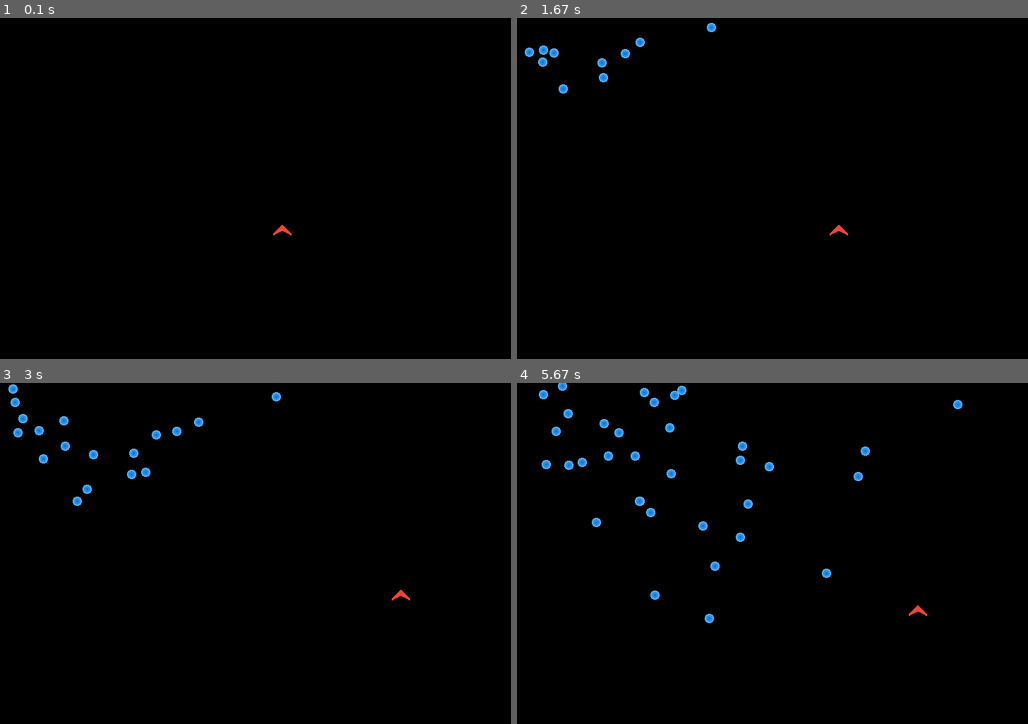
Above: before the commit, frames 1-4 (two rows, left to right).
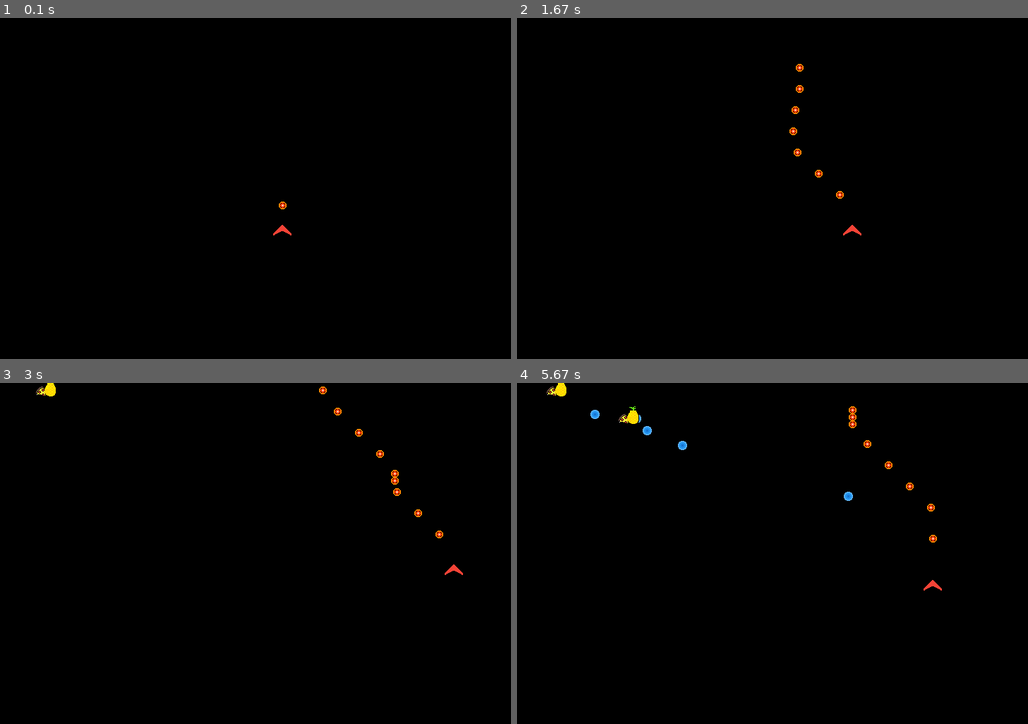
Above: after the commit, the same moments.

Repository: GrislyMe/pygameFinal
Game: pygame game, started from demo.py
Same seed, same stepped clock (60 frames per second), same inputs: the game is played once before the commit and once after it.
Inputs:
- Up to frame 1 (0.1 s): no input
- Up to frame 2 (1.67 s): tap A at 0.33 s; hold Esc 0.67-1.13 s; hold Right 0.67-1.13 s; hold Esc 1.17-1.63 s; hold D 1.17-1.63 s
- Up to frame 3 (3 s): hold Right 1.67-2.13 s; hold W 2.17-2.47 s; hold Right 2.5-2.97 s
- Up to frame 4 (5.67 s): hold A 3-3.53 s; hold Down 3.57-3.87 s; hold A 3.9-4.3 s; hold Up 4.33-4.7 s; hold D 4.73-5.37 s; hold Down from 5.4 s (still down)

The runs differ from the first frame. In frame 1, less than 0.1% of the frame differs, in the area x 54-57%, y 53-57%; in frame 2, 0.7%; in frame 3, 1.1%; in frame 4, 1.9%, in the area x 4-88%, y 0-71%.

Commit message:
add more bullet, enemy and allow player to shoot

Diff:
--- a/bullet.py
+++ b/bullet.py
@@ -7,29 +7,21 @@
         self.__current = pygame.math.Vector2(startPos)
         self.__dir = pygame.math.Vector2(vec2d)
         self.__end = pygame.math.Vector2(endPos)
-        self.__setImg()
-
-    # allow you to use print(s) = [current[0], current[1]]
-    # after bullet(...)
-    def __repr__(self):
-        return repr(self.__current)
-
-    def __setImg(self):
-        self.imgPath = "./png/defaultBullet2.png"
-        self.image = pygame.image.load(self.imgPath)
-        self.rect = self.image.get_rect()
-        self.hitbox = pygame.Rect(self.__current, (9, 9))
+        self.hitBox = []
+        self.rect = []
 
     # move nullet alone with the vector
     def update(self):
         self.__current += self.__dir
         self.rect.center = self.__current
-        self.hitbox.center = self.__current
+        self.hitBox.center = self.__current
+
+    def getPos(self):
+        return self.__current
 
     # return true if bullet reach the end pos
     def isEnd(self):
-        temp = self.__end[0] - self.__current[0]
-        if temp * self.__dir[0] < 0:
+        if self.__current.length() > self.__end.length():
             self.__dir = [0, 0]
             return True
         return False
@@ -39,5 +31,65 @@
     def __del__(self):
         return
 
-# class flower(bullet):
-#     def __del__(self):
+class bulletFromNpc(bullet):
+    def __init__(self, startPos : list, vec2d : list, endPos : list):
+        super().__init__(startPos, vec2d, endPos)
+        self.__setImg()
+        self.__setHitBox()
+        self.update()
+
+    def __setImg(self):
+        self.imgPath = "./png/defaultBullet2.png"
+        self.image = pygame.image.load(self.imgPath)
+
+    def __setHitBox(self):
+        self.rect = self.image.get_rect()
+        self.hitBox = pygame.Rect(self._bullet__current, (9, 9))
+
+class bulletFromPlayer(bullet):
+    def __init__(self, startPos : list, vec2d : list):
+        super().__init__(startPos, vec2d, (0, 0))
+        self.__setImg()
+        self.__setHitBox()
+        self.update()
+
+    def __setImg(self):
+        self.imgPath = "./png/bullet2.png"
+        self.image = pygame.image.load(self.imgPath)
+
+    def __setHitBox(self):
+        self.rect = self.image.get_rect()
+        self.hitBox = pygame.Rect(self._bullet__current, (9, 9))
+
+    def isEnd(self):
+        if self._bullet__current[1] < 0:
+            return True
+        return False
+
+class beamFromPlayer(bulletFromPlayer):
+    def __init__(self, startPos : list):
+        super().__init__(startPos, (0, 10))
+        self.__setImg()
+        self.__setHitBox()
+
+    def __setImg(self):
+        self.imgPath = "./png/beam1.png"
+        self.image = pygame.image.load(self.imgPath)
+
+    def __setHitBox(self):
+        self.rect = self.image.get_rect()
+        self.hitBox = self.rect
+
+class beamFromNpc(bulletFromNpc):
+    def __init__(self, startPos : list):
+        super().__init__(startPos, (0, 10), (800, 600))
+        self.__setImg()
+        self.__setHitBox()
+
+    def __setImg(self):
+        self.imgPath = "./png/beam1.png"
+        self.image = pygame.image.load(self.imgPath)
+
+    def __setHitBox(self):
+        self.rect = self.image.get_rect()
+        self.hitBox = self.rect
--- a/demo.py
+++ b/demo.py
@@ -1,7 +1,8 @@
 import sys
 sys.path.append(".")
-from bullet import bullet
+from bullet import *
 from player import player
+from enemy import *
 from eventHandler import eventHandler
 import pygame
 import random
@@ -25,8 +26,10 @@
 # projectile spite group
 # allow you to rander bullet or enemy faster
 # which means make your life eazier
-projectile = pygame.sprite.Group()
+npcProj = pygame.sprite.Group()
+playerProj = pygame.sprite.Group()
 character = pygame.sprite.Group()
+npc = pygame.sprite.Group()
 
 # add player in sprite
 character.add(player())
@@ -35,27 +38,33 @@
 
 clock = pygame.time.Clock()
 movement = pygame.math.Vector2(0, 0)
-frame = 1
+frame = 0
+takeDown = 0
+bossCount = 0
 while True:
     # fps = 60
     # this while loop only run 60 times a sec
     clock.tick(60)
-    frame += 1
     handler.eventReceive()
     movement = handler.getMomentum()
 
     # random generate bullet pos
-    tempX = random.randint(0, winSize[0] / 5)
+    tempX = random.randint(20, winSize[0] - 20)
     tempY = random.randint(0, winSize[1] / 5)
-    # add one bullet each 1/6 sec
-    if frame % 10 == 0:
-        projectile.add(bullet([tempX, tempY], [tempX * 0.01, tempY * 0.01], [tempX * 5, tempY * 5]))
+    rand  = random.randint(0, 100)
 
+    if rand == 5:
+        npc.add(pineApplePizza([tempX, tempY]))
+    if bossCount == 0 and takeDown > 10:
+        bossCount += 1
+        npc.add(boss([tempX, tempY]))
 
     # rander bg on screen
     # not quite sure about this part
     screen.blit(bg, (0, 0))
-    projectile.draw(screen)
+    npcProj.draw(screen)
+    playerProj.draw(screen)
+    npc.draw(screen)
     character.draw(screen)
     bg.blit(bulletLayer, (0, 0))
     pygame.display.update()
@@ -65,20 +74,48 @@
     # update all stuff
     for c in character:
         c.update(movement)
+        if frame % 10 == 0:
+            playerProj.add(c.fire())
         # if check collide
         # if collide return index else return -1
-        isHit = pygame.sprite.spritecollide(c, projectile, True)
+        isHit = pygame.sprite.spritecollide(c, npcProj, True)
         if len(isHit) != 0:
             print("You Die")
-            sys.exit()
-    for b in projectile:
+            print("score :", takeDown)
+            pygame.quit()
+
+    for i in npc:
+        isHit = pygame.sprite.spritecollide(i, playerProj, True)
+        if len(isHit) != 0:
+            if type(i).__name__ == "boss":
+                bossCount -= 1
+            i.kill()
+            takeDown += 1
+            continue
+        i.update()
+        if type(i).__name__ == "boss":
+            npcProj.add(i.fire())
+            continue
+
+        if frame % 60 == 0:
+            for c in character:
+                npcProj.add(i.fire(c.getPos()))
+
+    for b in npcProj:
         b.update()
         if b.isEnd():
             b.kill()
+
+    for b in playerProj:
+        b.update()
+        if b.isEnd():
+            b.kill()
+
     movement = pygame.math.Vector2(0, 0)
 
     # keep track current fps
-    if frame == 60:
-        frame = 1
+    frame += 1
+    frame %= 60
 # bye bye
+print(takeDown)
 pygame.quit()
--- /dev/null
+++ b/enemy.py
@@ -0,0 +1,58 @@
+import pygame
+import random
+import sys
+sys.path.append(".")
+from bullet import *
+
+class enemy(pygame.sprite.Sprite):
+    def __init__(self, pos : list):
+        pygame.sprite.Sprite.__init__(self)
+        self.__current = pygame.math.Vector2(tuple(pos))
+        self.__movement = 0.3
+        self.hitBox = []
+        self.rect = []
+
+    def update(self):
+        direction = random.randint(0, 100)
+        if direction == 59:
+            self.__movement *= -1
+        if 0 < self.__current[0] + self.__movement < 800:
+            self.__current += (self.__movement, 0)
+            self.rect.center = self.__current
+            self.hitBox.center = self.__current
+
+    def fire(self, direction):
+        temp = direction - self.__current
+        temp = temp.normalize()
+        return bulletFromNpc(self.__current, temp, [800, 600])
+
+class pineApplePizza(enemy):
+    def __init__(self, pos : list):
+        super().__init__(pos)
+        self.__setImg()
+        self.__setHitBox()
+
+    def __setImg(self):
+        self.imgPath = "./png/enemy1.png"
+        self.image = pygame.image.load(self.imgPath)
+
+    def __setHitBox(self):
+        self.rect = self.image.get_rect()
+        self.hitBox = pygame.Rect(self._enemy__current, (30, 30))
+
+class boss(enemy, pygame.sprite.Sprite):
+    def __init__(self, pos : list):
+        super().__init__(pos)
+        self.__setImg()
+        self.__setHitBox()
+
+    def __setImg(self):
+        self.imgPath = "./png/boss1.png"
+        self.image = pygame.image.load(self.imgPath)
+
+    def __setHitBox(self):
+        self.rect = self.image.get_rect()
+        self.hitBox = pygame.Rect(self._enemy__current, (30, 20))
+
+    def fire(self):
+        return beamFromNpc(self._enemy__current)
--- a/eventHandler.py
+++ b/eventHandler.py
@@ -3,46 +3,69 @@
 class eventHandler():
     def __init__(self):
         self.__dir = {"left":False, "right":False, "up":False, "down":False}
+        self.__isPause = False
 
     def eventReceive(self):
+        # while not pygame.key.get_focused():
+        #    pass
         for event in pygame.event.get():
+            if self.__checkPause(event):
+                continue
             if event.type == pygame.QUIT:
                 pygame.quit()
             elif event.type == pygame.KEYUP:
-                self.__checkUserKeyUp(event)
+                self.__checkUserKeyUp(event.key)
             elif event.type == pygame.KEYDOWN:
-                self.__checkUserKeyDown(event)
+                self.__checkUserKeyDown(event.key)
 
-    def __checkUserKeyDown(self, event):
-        if event.type == pygame.KEYDOWN:
-            if event.key == pygame.K_UP:
-                self.__dir["up"] = True
-            elif event.key == pygame.K_DOWN:
-                self.__dir["down"] = True
-            if event.key == pygame.K_RIGHT:
-                self.__dir["right"] = True
-            elif event.key == pygame.K_LEFT:
-                self.__dir["left"] = True
+    def __checkPause(self, event):
+        if event.type == pygame.KEYUP:
+            if event.key == pygame.K_ESCAPE:
+                self.__togglePause()
+                return True
+        elif not pygame.key.get_focused():
+            self.__togglePause()
+        return False
 
-    def __checkUserKeyUp(self, event):
-        if event.type == pygame.KEYUP:
-            if event.key == pygame.K_UP:
-                self.__dir["up"] = False
-            elif event.key == pygame.K_DOWN:
-                self.__dir["down"] = False
-            if event.key == pygame.K_RIGHT:
-                self.__dir["right"] = False
-            elif event.key == pygame.K_LEFT:
-                self.__dir["left"] = False
+    def __togglePause(self):
+        if self.__isPause:
+            self.__isPause = False
+        else :
+            self.__pause()
+
+    def __pause(self):
+        self.__isPause = True
+        while self.__isPause:
+            self.eventReceive()
+
+    def __checkUserKeyDown(self, key):
+        if key == pygame.K_UP or key == pygame.K_w:
+            self.__dir["up"] = True
+        elif key == pygame.K_DOWN or key == pygame.K_s:
+            self.__dir["down"] = True
+        elif key == pygame.K_RIGHT or key == pygame.K_d:
+            self.__dir["right"] = True
+        elif key == pygame.K_LEFT or key == pygame.K_a:
+            self.__dir["left"] = True
+
+    def __checkUserKeyUp(self, key):
+        if key == pygame.K_UP or key == pygame.K_w:
+            self.__dir["up"] = False
+        elif key == pygame.K_DOWN or key == pygame.K_s:
+            self.__dir["down"] = False
+        elif key == pygame.K_RIGHT or key == pygame.K_d:
+            self.__dir["right"] = False
+        elif key == pygame.K_LEFT or key == pygame.K_a:
+            self.__dir["left"] = False
 
     def getMomentum(self):
         dx = 0
         dy = 0
 
         if self.__dir["left"]:
-            dx += -2
+            dx += -3
         if self.__dir["right"]:
-            dx += 2
+            dx += 3
         if self.__dir["up"]:
             dy += -2
         if self.__dir["down"]:
--- a/player.py
+++ b/player.py
@@ -1,16 +1,18 @@
 import sys
 import pygame
 sys.path.append(".")
+from bullet import *
 
 class player(pygame.sprite.Sprite):
     def __init__(self):
         pygame.sprite.Sprite.__init__(self)
-        self.health = 5
-        self.atk = 5
         self.__current = pygame.math.Vector2(400, 300)
-        self.__setImage__()
+        self.__setImg()
 
-    def __setImage__(self):
+    def getPos(self):
+        return self.__current
+
+    def __setImg(self):
         self.imgPath = "./png/player1.png"
         self.image = pygame.image.load(self.imgPath)
         self.rect = self.image.get_rect()
@@ -20,3 +22,6 @@
         self.__current += movement
         self.rect.center = self.__current
         self.hitbox.center = self.__current
+
+    def fire(self):
+        return bulletFromPlayer(self.__current + [0, -20], [0, -3])
--- a/test.py
+++ b/test.py
@@ -2,6 +2,7 @@
 sys.path.append(".")
 from bullet import bullet
 from player import player
+from enemy import enemy
 import pygame
 import random
 import time
@@ -15,10 +16,10 @@
 screen = pygame.display.set_mode(winSize)
 pygame.display.set_caption("Test")
 
-temp = player()
+temp = enemy((400, 300))
 
 projectile = pygame.sprite.Group()
-temp.update(5, 5)
+temp.update((2,2))
 projectile.add(temp)
 projectile.draw(screen)
 pygame.draw.rect(screen, (255, 0, 0), temp.hitbox, 1)
Binary file added: png/boss1.png
Binary file added: png/buttom1-1.png
Binary file added: png/buttom1.png
Binary file added: png/doodle.png
Binary file added: png/pixil-frame-0.png
Binary file added: png/start.png
Binary file added: png/start2.png
Not shown, changed: .gitignore
Not shown, added: png/boss1.pixil
Not shown, added: png/buttom1-1.pixil
Not shown, added: png/buttom1.pixil
Not shown, added: png/buttomNew.pixil
